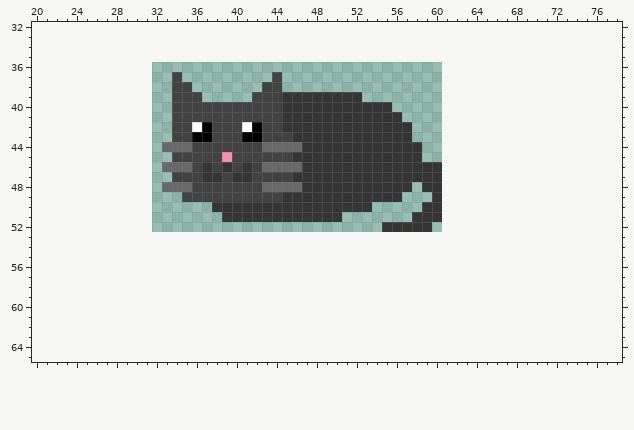
One commit to this sprite sheet: home/src/assets/cat/cat_picked_000.png. This is how it looked before the edit.
The file is 29x17 pixels. Colours within 5 levels of each other are drawn and written as one. Shown: x 20..78, y 32..65. The old version is drawn lined up with the new one, on the new canvas.
The result:
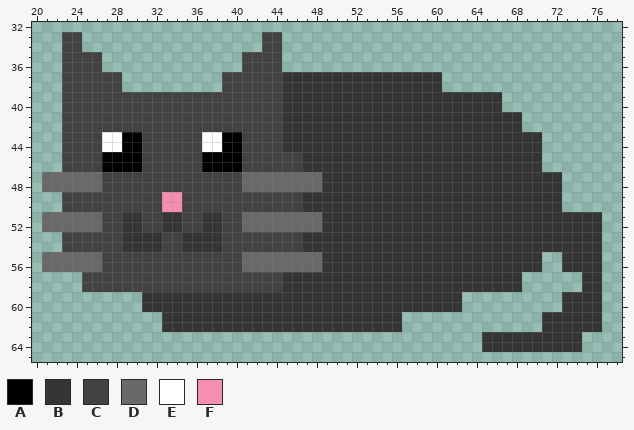
Palette (. is transparent): A #000000  B #353535  C #424242  D #696969  E #ffffff  F #f68eb3
Diff:
canvas 29x17 -> 96x96, the old top-left corner now at 32,36
Changed rows in their new state; - is an unchanged pixel.
first column x 21:
33 --CC------------------CC--------------------------------
34 --CC------------------CC--------------------------------
35 --CCCC--------------CCCC--------------------------------
36 --CCCC--------------CCCC--------------------------------
37 --CCCCCC-----.----CCCCC-BBBBBBBBBBBBBBBB----------------
38 --CCCCCC-----..---CCCC--BBBBBBBBBBBBBBBB----------------
39 --CCCCCCCCCCC---CCCCC-----------BBBBBBBBBBBBBB----------
40 --CCCCCCCCCCC----------------------BBBBBBBBBBB----------
41 --CCCCCCCCCCC-----------------------BBBBBBBBBBBB--------
42 --CCCCCCCCCCC--CC---CC---------------BBBBBBBBBBB--------
43 --CCCCEEAACCC--CEEAACC--B------------BBBBBBBBBBBBB------
44 --CCCCEEAACCCCC-EEAA--CCBB------------BBBBBBBBBBBB------
45 --CCCCAAAACCC---AAAA-----C------------BBBBBBBBBBBB------
46 --CCCCAAAACCCCC-AAAAC-CCCC--------------BBBBBBBBBB------
47 DDDDDDCCCCCCC---CC-CDDDDDDDD------------BBBBBBBBBBBB----
48 DDDDDDCCCCCCCCC-----DD----DD---------B--BBBBBBBBBBBB----
49 --CCCCCCCCCCFF----------CC----------BBB-BBBBBBBBBBBB----
50 --CCCCCCCCCCFFCCCCCCCCCCCC-------BBBBB--BBBBBBBBBBBB----
51 DDDDDDCCBBCCBBCCBBCCDDDDDDDD--BBBBBBB---BBBBBBBBBBBBBBBB
52 DDDDDDCCBBCCBBCCBBCCDDDDDDDDBBBBBB-----BBBBBBBBBBBBBBBBB
53 --CCCCCCBBBBCCBBBBCCCCCCCCBBBBBBBBBBBBBBBBBBBBBBBBBBBBBB
54 --CCCCCCBBBBCCBBBBCCCCCCCCBBBBBBBBBBBBBBBBBBBBBBBBBBBBBB
55 DDDDDDCCCCCCCCCCCCCCDDDDDDDDBBBBBBBBBBBBBBBBBBBBBB--BBBB
56 DDDDDDCCCCCCCCCCCCCCDDDDDDDDBBBBBBBBBBBBBBBBBBBBBB--BBBB
57 ----CCCCCCCCCCCCCCCCCCCCBBBBBBBBBBBBBBBBBBBBBBBB------BB
58 ----CCCCCCCCCCCCCCCCCCCCBBBBBBBBBBBBBBBBBBBBBBBB------BB
59 ----------BBBBBBBBBBBBBBBBBBBBBBBBBBBBBBBB----------BBBB
60 ----------BBBBBBBBBBBBBBBBBBBBBBBBBBBBBBBB----------BBBB
61 ------------BBBBBBBBBBBBBBBBBBBBBBBB--------------BBBBBB
62 ------------BBBBBBBBBBBBBBBBBBBBBBBB--------------BBBBBB
63 --------------------------------------------BBBBBBBBBB--
64 --------------------------------------------BBBBBBBBBB--
Changed places in both pictures, as pixel boxes (x1, y1, x2, y2):
changed: (42, 32, 602, 352)
